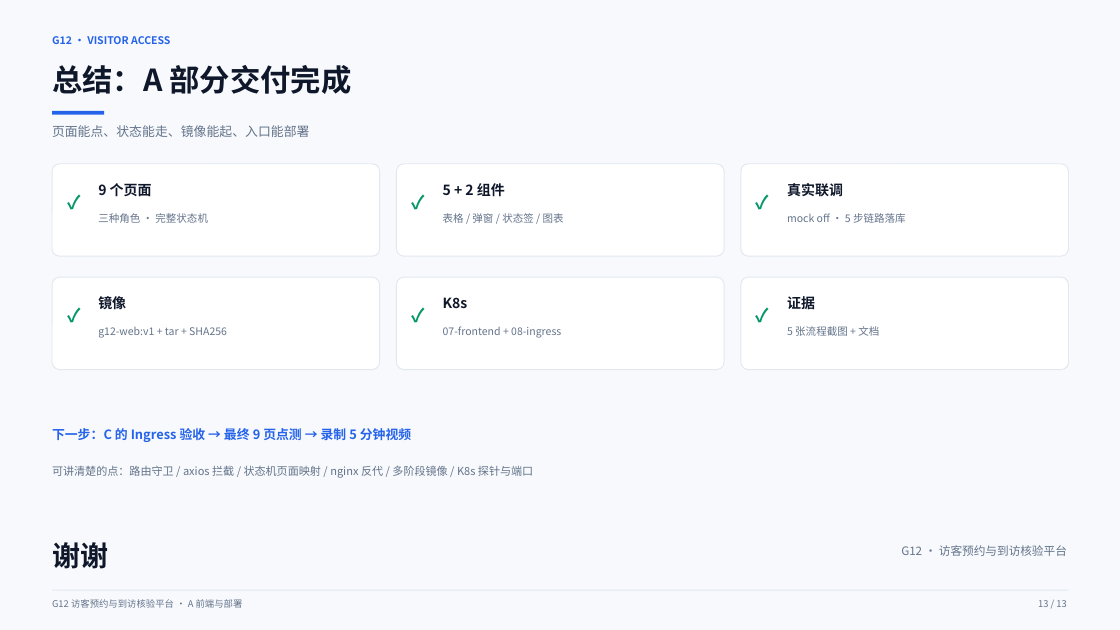
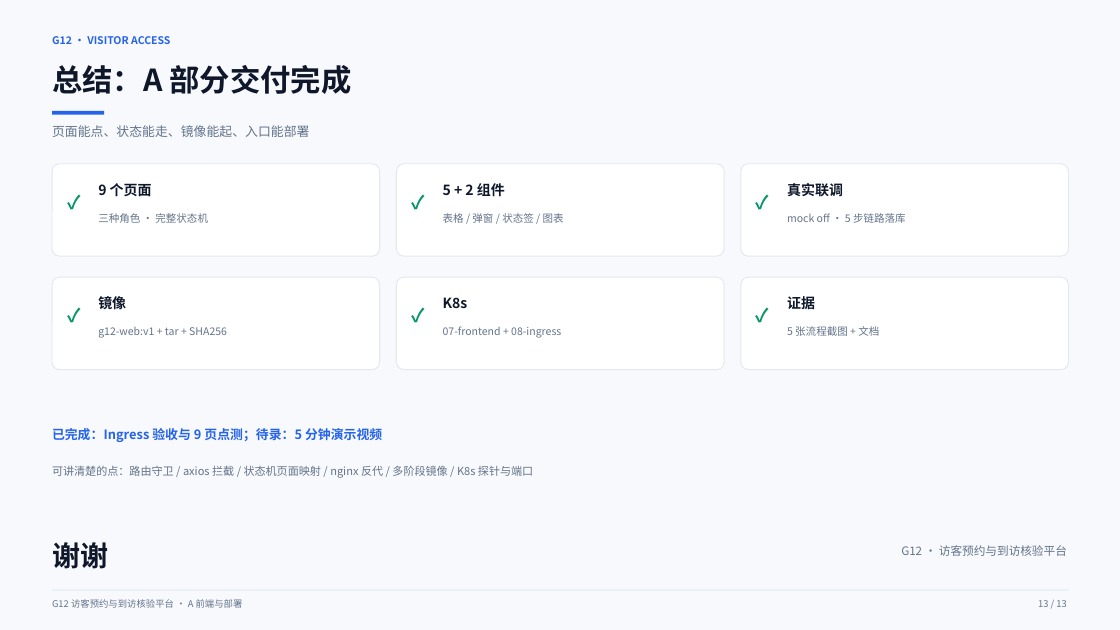
Before and after one commit to msy1409/G12-project, a slide deck: slide 13 of docs/G12-A-答辩PPT.pptx. Drawn at 1120x630 pixels with LibreOffice and Linux fonts; fonts in the diff are those of the drawing. Boxes give left, top, right and bottom in pixels: in the first picture for what was removed or moved away, otherwise in the second. Text is boxed around its words. In the diff, an @@ line names an element or a change of style, - is before the commit and + after.

Commit message:
docs(A): PPT 定稿口径修正（28 接口、k3s containerd 导入、验收已完成）并重导 PDF

```diff
--- a/docs/G12-A-答辩PPT.pptx
+++ b/docs/G12-A-答辩PPT.pptx
@@ text at [52,428,382,442]: text changed @@
-下一步：C 的 Ingress 验收 → 最终 9 页点测 → 录制 5 分钟视频
+已完成：Ingress 验收与 9 页点测；待录：5 分钟演示视频
```
Also in this commit, not shown: 7 other slides changed, 1 other file.
